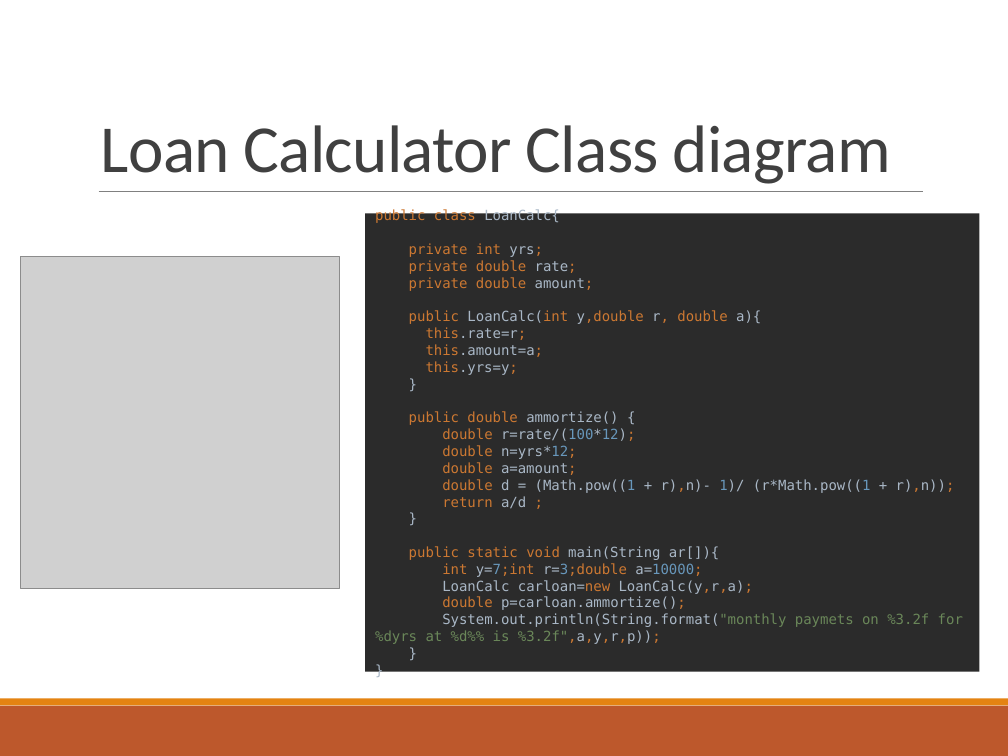
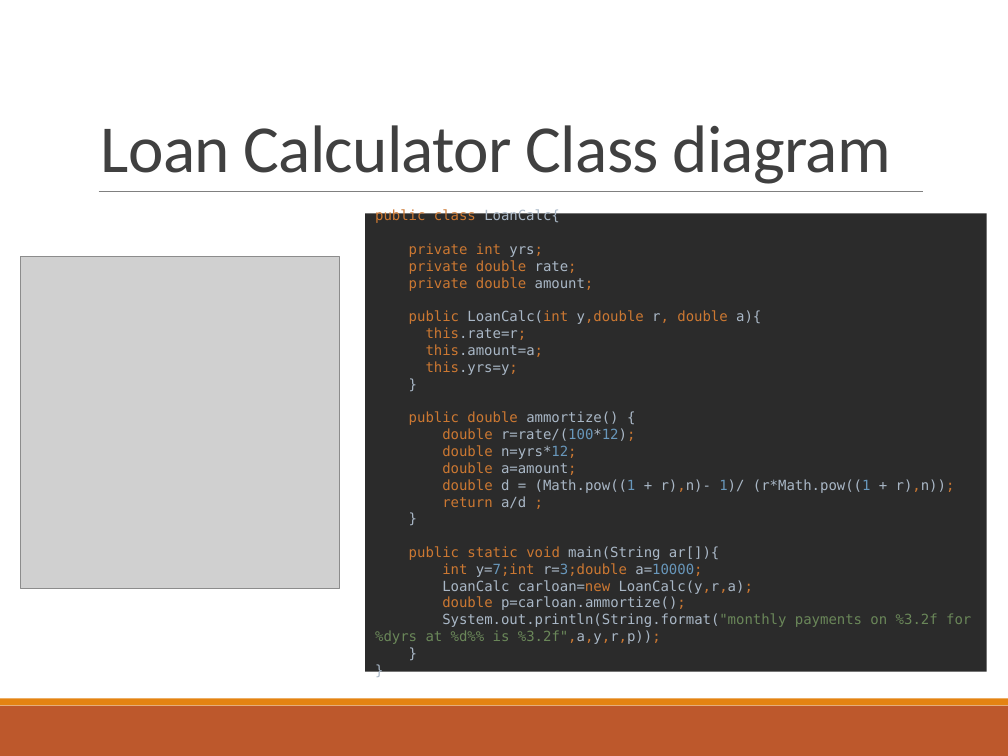
Before and after one commit to deeperj/dillinger, a slide deck: slide 11 of thesis/ukapp2/wqu_isc/sofware_design/Javabc03.pptx. Drawn at 1008x756 pixels with LibreOffice and Linux fonts; fonts in the diff are those of the drawing; grey boxes stand for pictures. Boxes give left, top, right and bottom in pixels: in the first picture for what was removed or moved away, otherwise in the second. Text is boxed around its words. In the diff, an @@ line names an element or a change of style, - is before the commit and + after.

```diff
--- a/thesis/ukapp2/wqu_isc/sofware_design/Javabc03.pptx
+++ b/thesis/ukapp2/wqu_isc/sofware_design/Javabc03.pptx
@@ text "public class LoanCalc{ private int ...": place and size @@
-text "public class LoanCalc{ private int ..." at (365,209,979,676)
+text "public class LoanCalc{ private int ..." at (365,209,987,676)
@@ text at (375,209,971,644): text changed @@
-public class LoanCalc{
-private int yrs;
-private double rate;
-private double amount;
-public LoanCalc(int y,double r, double a){
-this.rate=r;
-this.amount=a;
-this.yrs=y;
-}
-public double ammortize() {
-double r=rate/(100*12);
-double n=yrs*12;
-double a=amount;
-double d = (Math.pow((1 + r),n)- 1)/ (r*Math.pow((1 + r),n));
-return a/d ;
-}
-public static void main(String ar[]){
-int y=7;int r=3;double a=10000;
-LoanCalc carloan=new LoanCalc(y,r,a);
-double p=carloan.ammortize();
-System.out.println(String.format("monthly paymets on %3.2f for %dyrs at %d%% is %3.2f",a,y,r,p));
-}
-}
+public class LoanCalc{
+private int yrs;
+private double rate;
+private double amount;
+public LoanCalc(int y,double r, double a){
+this.rate=r;
+this.amount=a;
+this.yrs=y;
+}
+public double ammortize() {
+double r=rate/(100*12);
+double n=yrs*12;
+double a=amount;
+double d = (Math.pow((1 + r),n)- 1)/ (r*Math.pow((1 + r),n));
+return a/d ;
+}
+public static void main(String ar[]){
+int y=7;int r=3;double a=10000;
+LoanCalc carloan=new LoanCalc(y,r,a);
+double p=carloan.ammortize();
+System.out.println(String.format("monthly payments on %3.2f for %dyrs at %d%% is %3.2f",a,y,r,p));
+}
+}
```
Also in this commit, not shown: 4 other slides changed, 9 other files.
